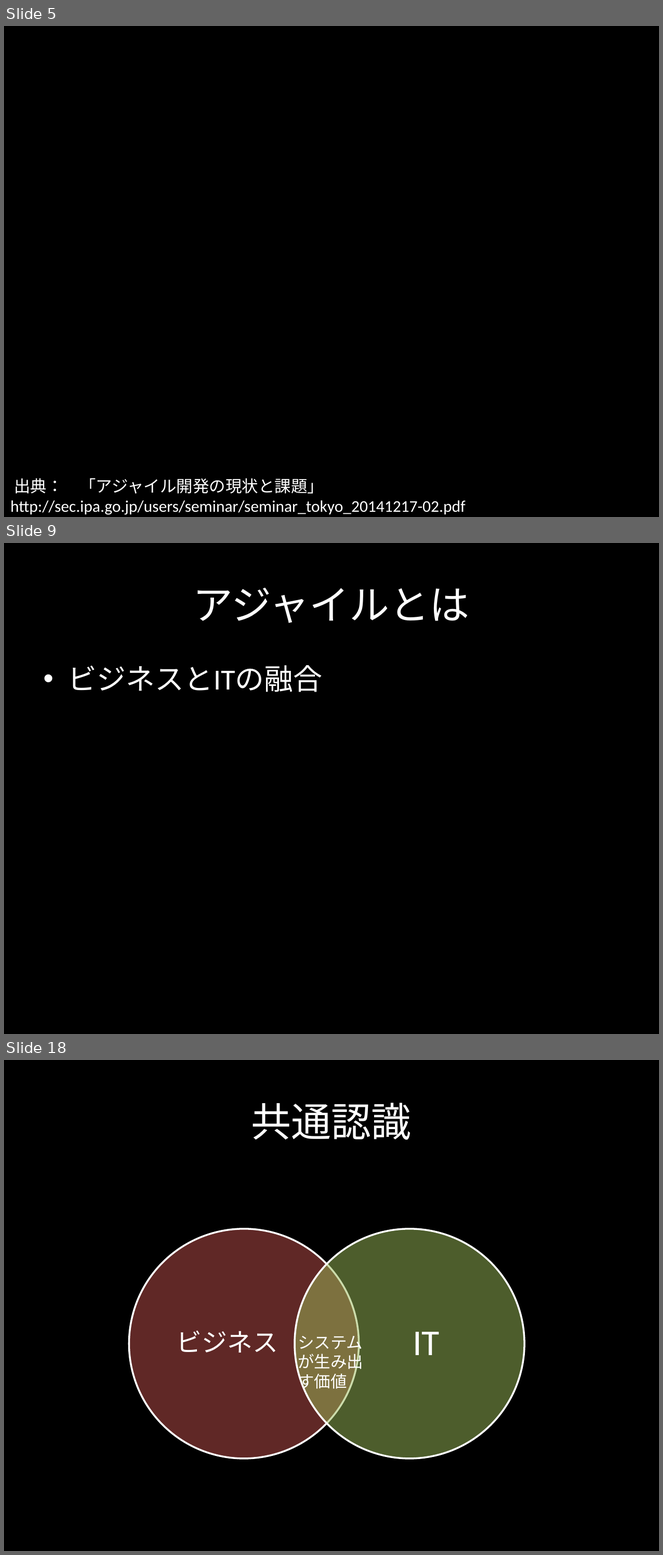
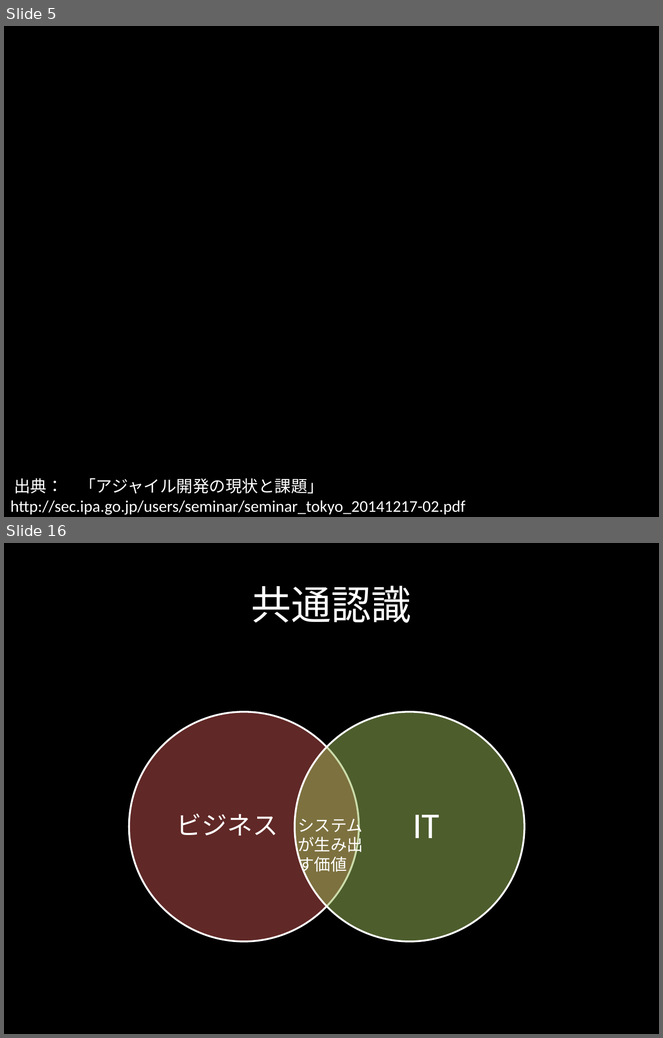
Before and after one commit to citrus1981/document, a slide deck: agile.pptx. Shown one above the other, each under a label of ours: slides 5, 9 and 18 before the commit, slides 5 and 16 after it; the slides between them are not shown. The pictures are 663x1555 and 663x1038 pixels, drawn with LibreOffice and Linux fonts; fonts in the diff are those of the drawing; background and template pictures are left out. Boxes give left, top, right and bottom in pixels: in the first picture for what was removed or moved away, otherwise in the second. Text is boxed around its words. In the diff, an @@ line names an element or a change of style, - is before the commit and + after.

```diff
--- a/agile.pptx
+++ b/agile.pptx
@@ slide 9 removed at (x1=4, y1=543, x2=659, y2=1034), background #000000 @@
@@ title removed at (x1=193, y1=588, x2=470, y2=623) @@
-アジャイルとは
@@ text removed at (x1=68, y1=665, x2=323, y2=692) @@
-• ビジネスとITの融合
@@ what was slide 18 is now slide 16 @@
```
Also in this commit, not shown: 7 slides changed, 4 slides added, 5 other slides removed.
